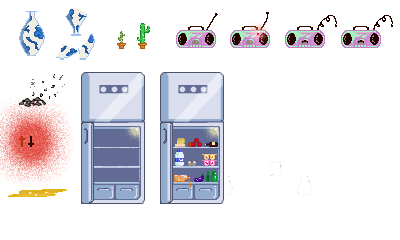
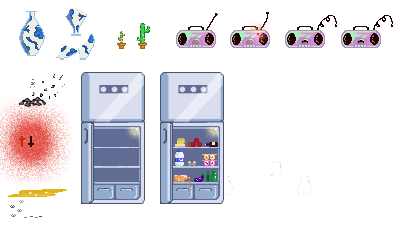
Layered file, before and after one edit (400px x 240px). Changes by layer:
added group "traces pattes sol et mur" with 7 layers above "pipi" over bbox(10, 200, 42, 218)
added layer "Calque 55" in group "traces pattes sol et mur" over bbox(11, 214, 27, 218)
